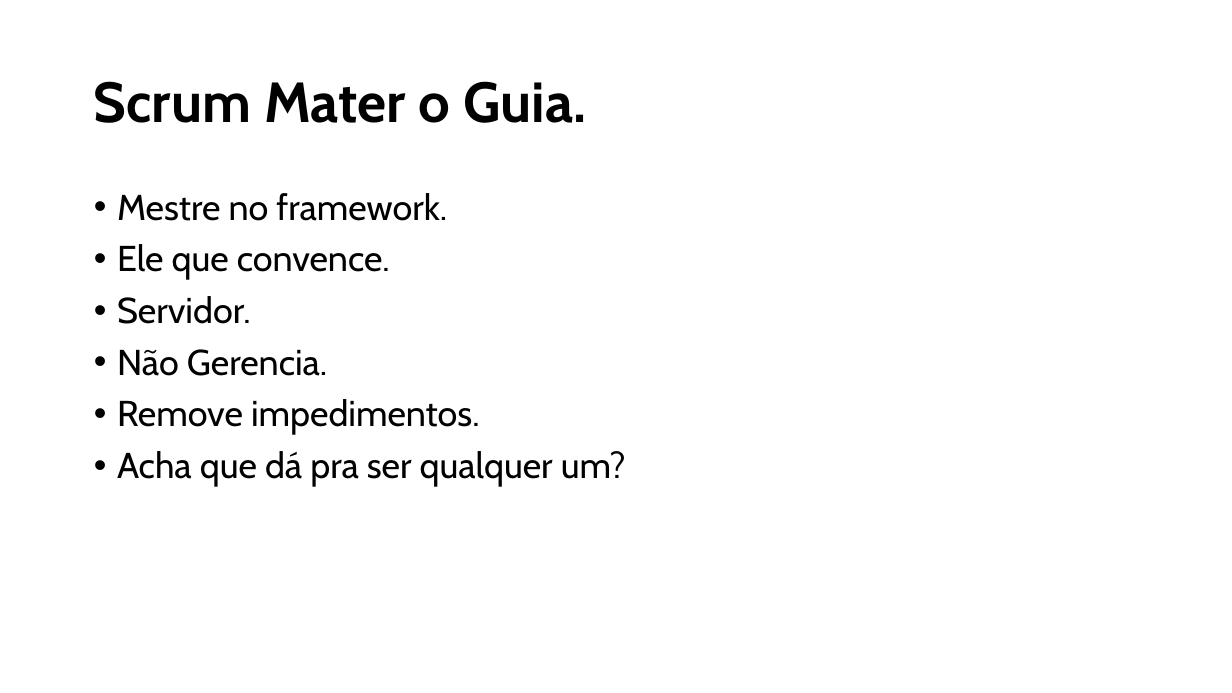
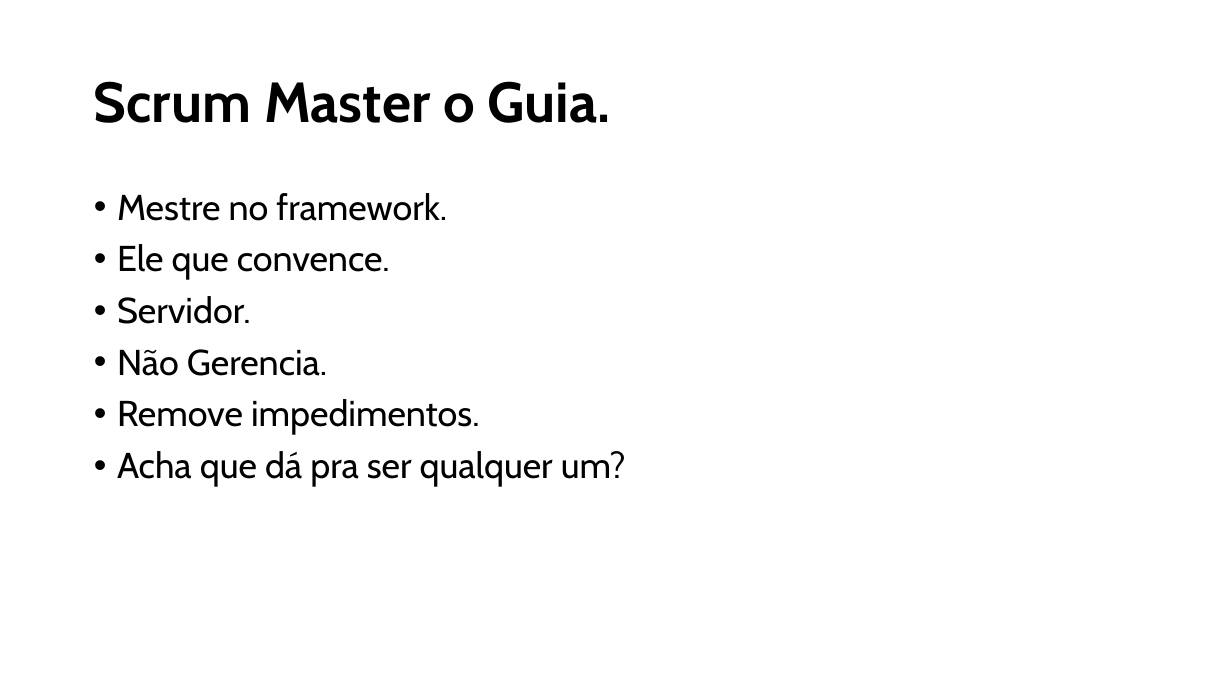
Before and after one commit to dmm813/lecturees, a slide deck: slide 14 of doxchaoscrum/doxhgaoscrum.pptx (slide 13 before the commit). Drawn at 1232x693 pixels with LibreOffice and Linux fonts; fonts in the diff are those of the drawing; background and template pictures are left out. Boxes give left, top, right and bottom in pixels: in the first picture for what was removed or moved away, otherwise in the second. Text is boxed around its words. In the diff, an @@ line names an element or a change of style, - is before the commit and + after.

```diff
--- a/doxchaoscrum/doxhgaoscrum.pptx
+++ b/doxchaoscrum/doxhgaoscrum.pptx
@@ title at [94, 81, 611, 123]: text changed @@
-Scrum Mater o Guia.
+Scrum Master o Guia.
```
Also in this commit, not shown: 6 other slides changed, 2 slides added, 1 slide removed, 1 other file.
